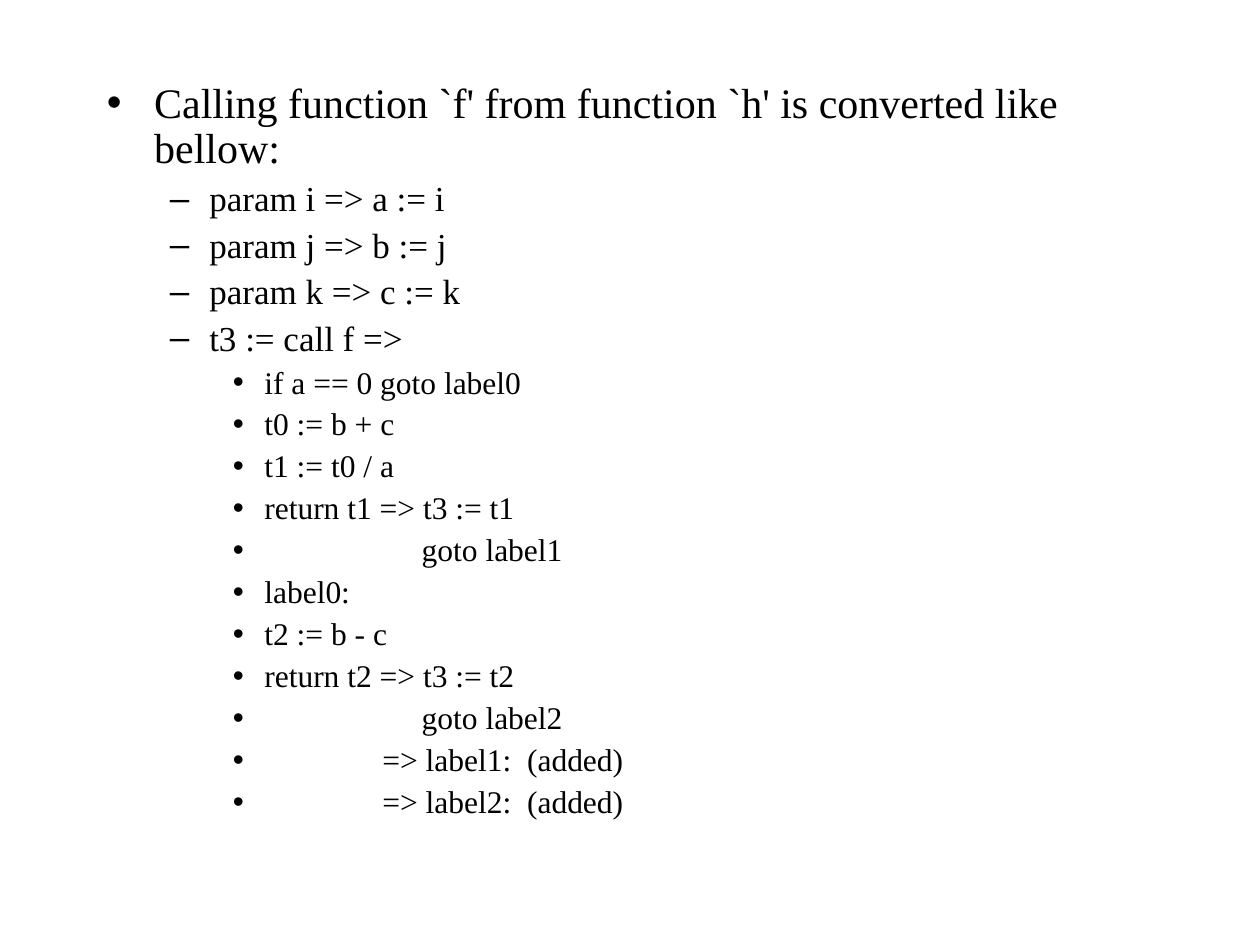
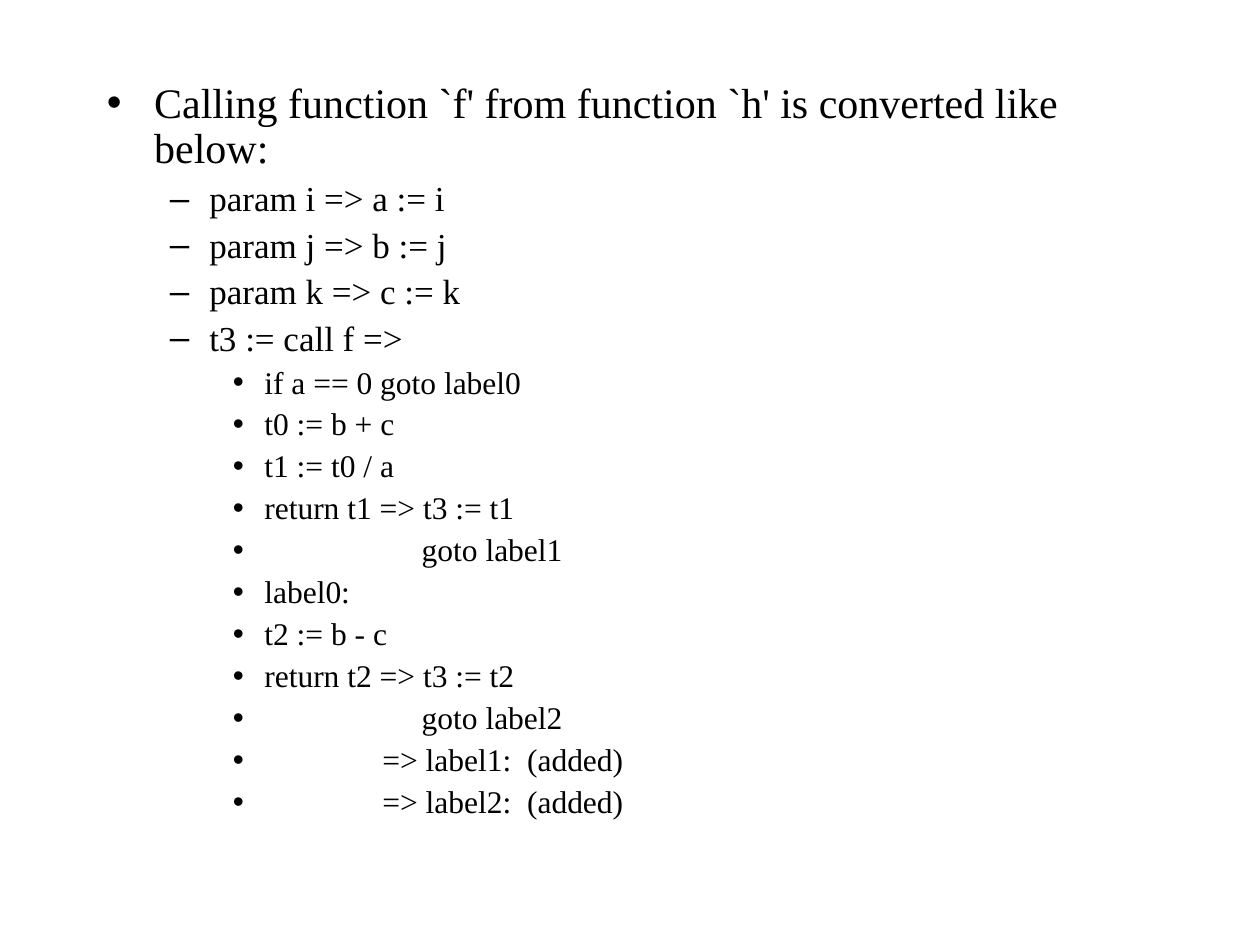
Before and after one commit to KeiHasegawa/hcc1_doc_ppt, a slide deck: slide 6 of 02_inline_algorithm_e.ppt. Drawn at 1260x945 pixels with LibreOffice and Linux fonts; fonts in the diff are those of the drawing. Boxes give left, top, right and bottom in pixels: in the first picture for what was removed or moved away, otherwise in the second. Text is boxed around its words. In the diff, an @@ line names an element or a change of style, - is before the commit and + after.

```diff
--- a/02_inline_algorithm_e.ppt
+++ b/02_inline_algorithm_e.ppt
@@ text at [154,88,1058,164]: text changed @@
-• Calling function `f' from function `h' is converted like bellow:
+• Calling function `f' from function `h' is converted like below:
```
Also in this commit, not shown: 5 other files.
